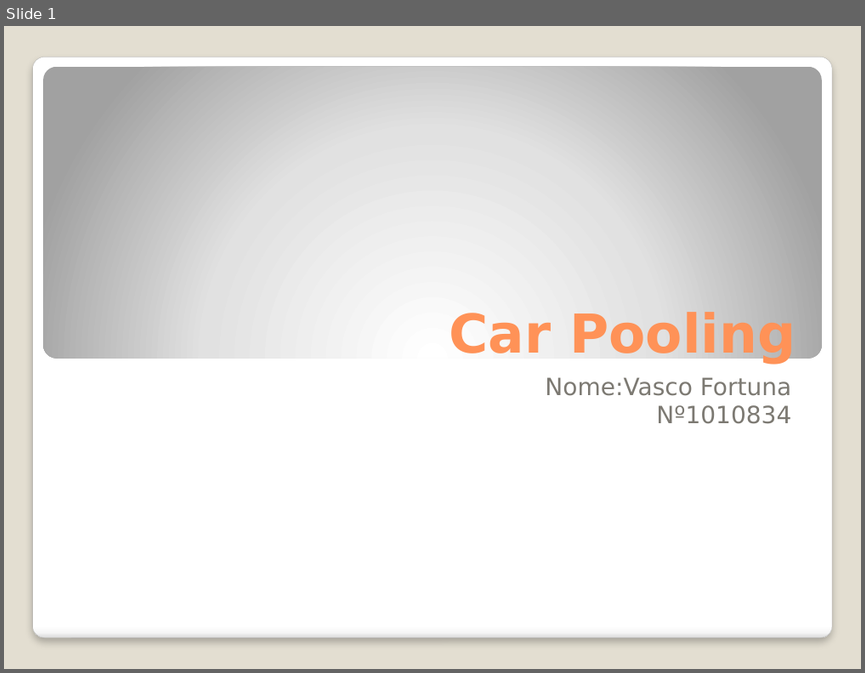
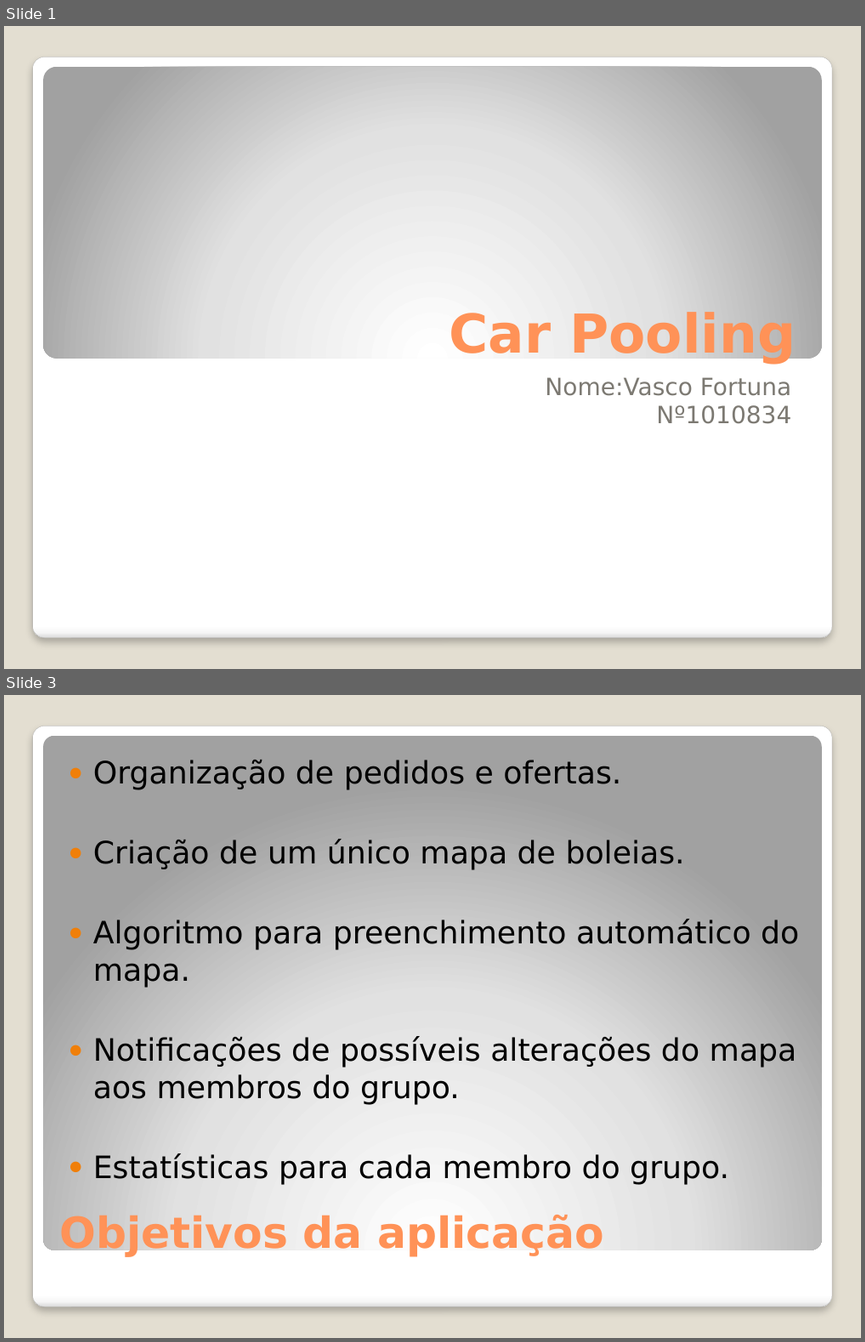
Before and after one commit to Vascomfortuna/Projeto-EI, a slide deck: actividades/Apresentação.pptx. Shown one above the other, each under a label of ours: slide 1 before the commit, slides 1 and 3 after it; the slides between them are not shown. The pictures are 865x673 and 865x1342 pixels, drawn with LibreOffice and Linux fonts; fonts in the diff are those of the drawing. Boxes give left, top, right and bottom in pixels: in the first picture for what was removed or moved away, otherwise in the second. Text is boxed around its words. In the diff, an @@ line names an element or a change of style, - is before the commit and + after.

```diff
--- a/actividades/Apresentação.pptx
+++ b/actividades/Apresentação.pptx
@@ slide 3 added at (x1=4, y1=695, x2=861, y2=1338), background #E3DED1; not listed: 1 template element that a slide beside it also shows @@
@@ rounded rectangle added at (x1=43, y1=735, x2=822, y2=1249), fill gradient #FFFFFF to #E1E1E1 to #A2A2A2 @@
@@ text added at (x1=93, y1=760, x2=799, y2=1184), 25.9 pt, text #000000 @@
+● Organização de pedidos e ofertas.
+● Criação de um único mapa de boleias.
+● Algoritmo para preenchimento automático do mapa.
+● Notificações de possíveis alterações do mapa aos membros do grupo.
+● Estatísticas para cada membro do grupo.
@@ title added at (x1=59, y1=1212, x2=604, y2=1257), 36 pt, text #FF9258, bold @@
+Objetivos da aplicação
```
Also in this commit, not shown: 1 slide changed, 11 other slides added, 1 slide removed, 5 other files.
